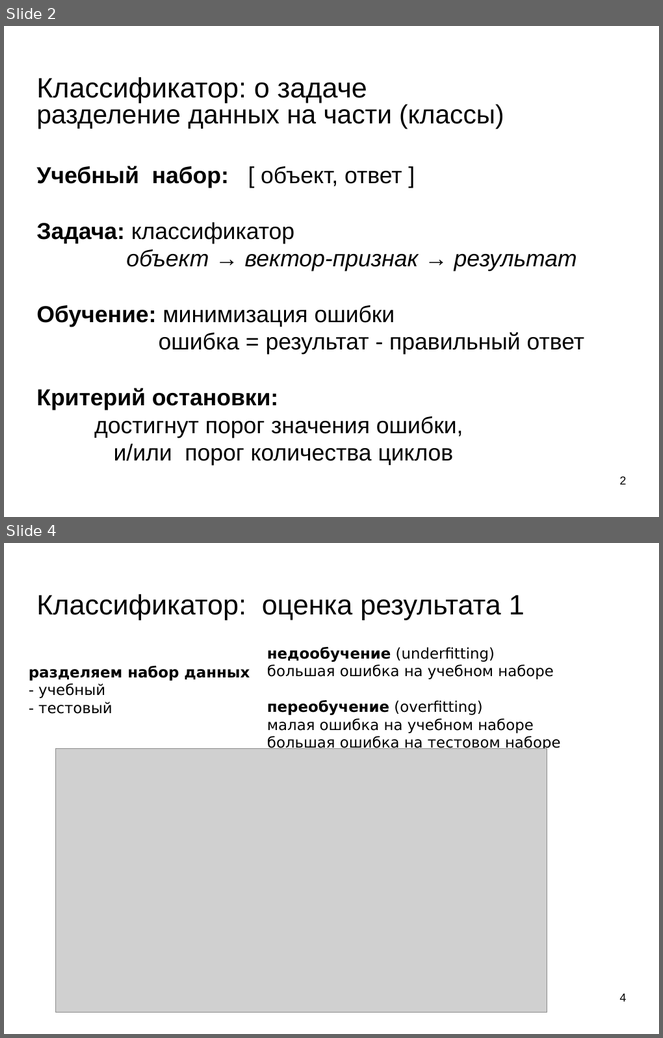
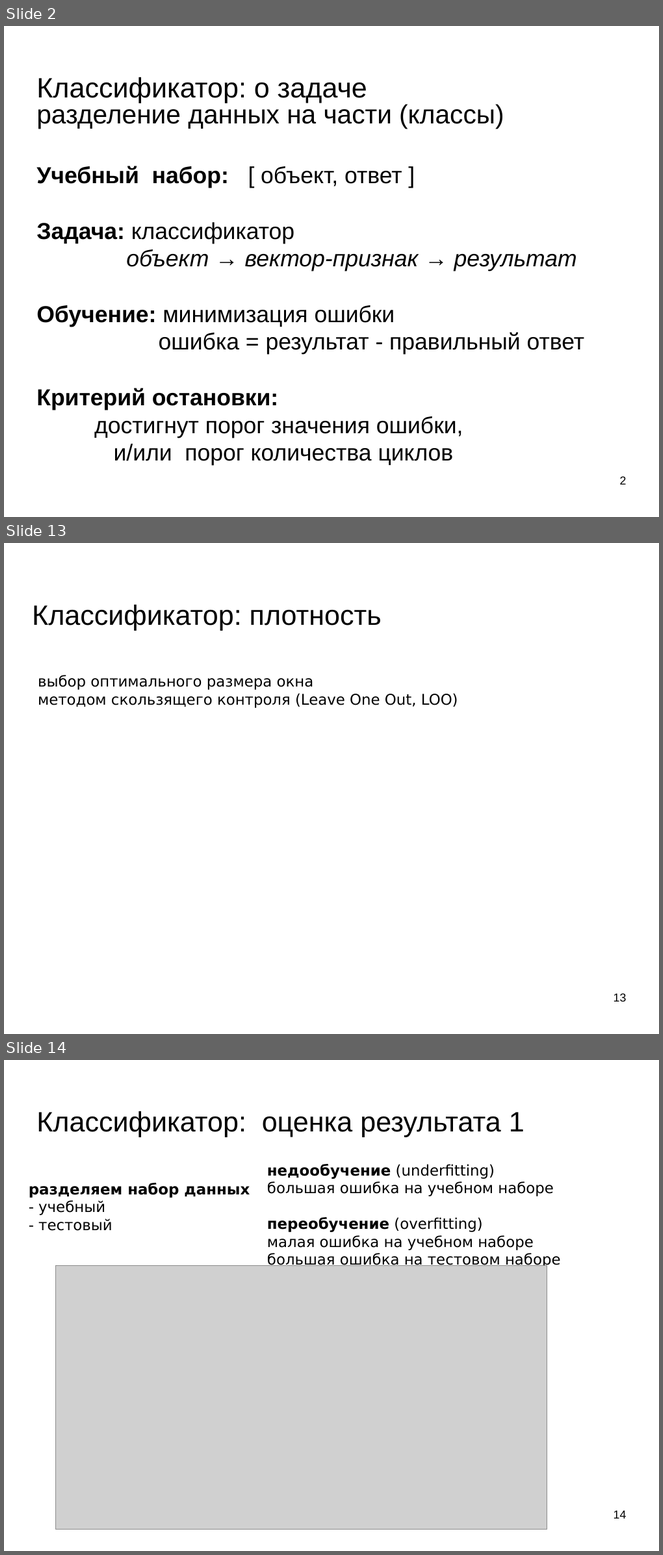
Before and after one commit to mechanoid5/ml_lectorium_legacy, a slide deck: 04-bayes.odp. Shown one above the other, each under a label of ours: slides 2 and 4 before the commit, slides 2, 13 and 14 after it; the slides between them are not shown. The pictures are 663x1038 and 663x1555 pixels, drawn with LibreOffice and Linux fonts; fonts in the diff are those of the drawing; grey boxes stand for pictures; background and template pictures are left out. Boxes give left, top, right and bottom in pixels: in the first picture for what was removed or moved away, otherwise in the second. Text is boxed around its words. In the diff, an @@ line names an element or a change of style, - is before the commit and + after.

```diff
--- a/04-bayes.odp
+++ b/04-bayes.odp
@@ slide 13 added at <box>4,543,659,1034</box>, background picture (left out) @@
@@ title added at <box>32,604,382,631</box>, 33.9 pt, text #000000 @@
+Классификатор: плотность
@@ text added at <box>38,675,458,708</box>, 18 pt, text #000000 @@
+выбор оптимального размера окна
+методом скользящего контроля (Leave One Out, LOO)
@@ page number added at <box>614,993,627,1002</box>, 14 pt, text #000000 @@
+13
@@ what was slide 4 is now slide 14 @@
@@ page number at <box>614,1510,627,1519</box>: text changed @@
-4
+14
```
Also in this commit, not shown: 1 slide changed, 9 other slides added, 2 other files.
